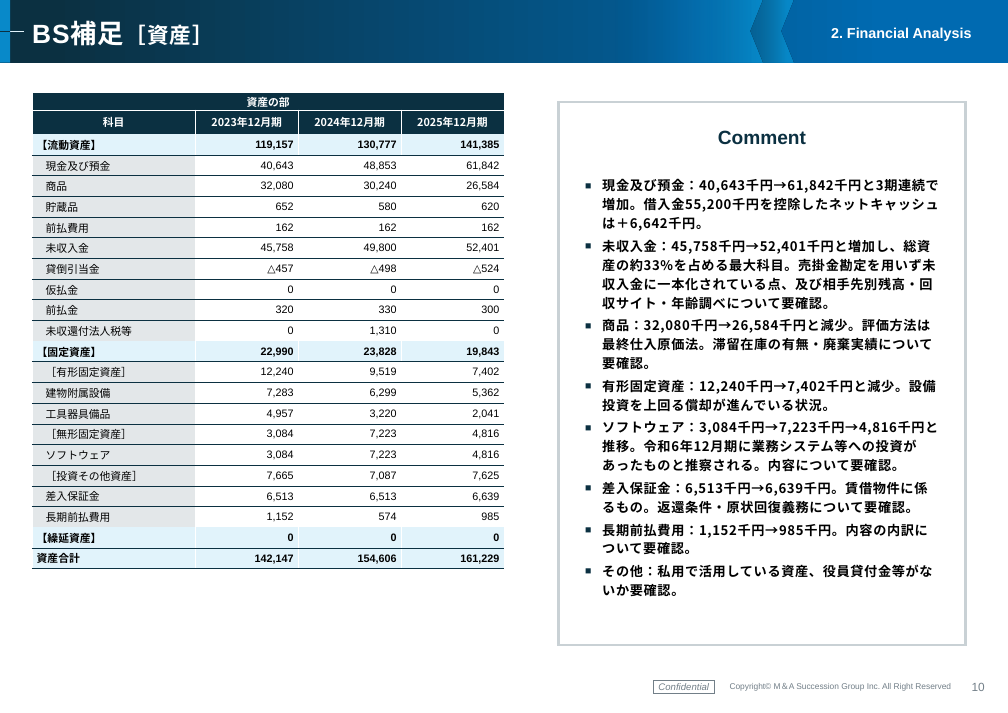
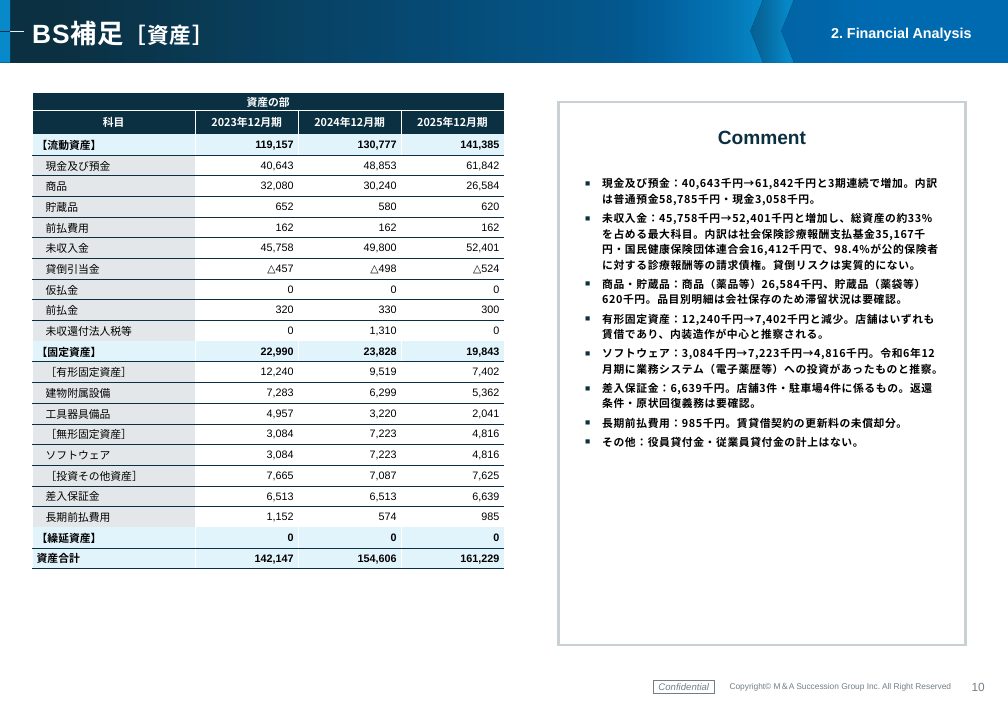
Before and after one commit to keisuketagaito/github-1st, a slide deck: slide 10 of 株式会社ミドリメディカル/株式会社ミドリメディカル_Valuation_Report_260819.pptx. Drawn at 1008x713 pixels with LibreOffice and Linux fonts; fonts in the diff are those of the drawing; background and template pictures are left out. Boxes give left, top, right and bottom in pixels: in the first picture for what was removed or moved away, otherwise in the second. Text is boxed around its words. In the diff, an @@ line names an element or a change of style, - is before the commit and + after.

```diff
--- a/株式会社ミドリメディカル/株式会社ミドリメディカル_Valuation_Report_260819.pptx
+++ b/株式会社ミドリメディカル/株式会社ミドリメディカル_Valuation_Report_260819.pptx
@@ text at [602,177,943,447]: text changed; size 11 to 9 pt @@
-■ 現金及び預金：40,643千円→61,842千円と3期連続で増加。借入金55,200千円を控除したネットキャッシュは＋6,642千円。
-■ 未収入金：45,758千円→52,401千円と増加し、総資産の約33%を占める最大科目。売掛金勘定を用いず未収入金に一本化されている点、及び相手先別残高・回収サイト・年齢調べについて要確認。
-■ 商品：32,080千円→26,584千円と減少。評価方法は最終仕入原価法。滞留在庫の有無・廃棄実績について要確認。
-■ 有形固定資産：12,240千円→7,402千円と減少。設備投資を上回る償却が進んでいる状況。
-■ ソフトウェア：3,084千円→7,223千円→4,816千円と推移。令和6年12月期に業務システム等への投資があったものと推察される。内容について要確認。
-■ 差入保証金：6,513千円→6,639千円。賃借物件に係るもの。返還条件・原状回復義務について要確認。
-■ 長期前払費用：1,152千円→985千円。内容の内訳について要確認。
-■ その他：私用で活用している資産、役員貸付金等がないか要確認。
+■ 現金及び預金：40,643千円→61,842千円と3期連続で増加。内訳は普通預金58,785千円・現金3,058千円。
+■ 未収入金：45,758千円→52,401千円と増加し、総資産の約33%を占める最大科目。内訳は社会保険診療報酬支払基金35,167千円・国民健康保険団体連合会16,412千円で、98.4%が公的保険者に対する診療報酬等の請求債権。貸倒リスクは実質的にない。
+■ 商品・貯蔵品：商品（薬品等）26,584千円、貯蔵品（薬袋等）620千円。品目別明細は会社保存のため滞留状況は要確認。
+■ 有形固定資産：12,240千円→7,402千円と減少。店舗はいずれも賃借であり、内装造作が中心と推察される。
+■ ソフトウェア：3,084千円→7,223千円→4,816千円。令和6年12月期に業務システム（電子薬歴等）への投資があったものと推察。
+■ 差入保証金：6,639千円。店舗3件・駐車場4件に係るもの。返還条件・原状回復義務は要確認。
+■ 長期前払費用：985千円。賃貸借契約の更新料の未償却分。
+■ その他：役員貸付金・従業員貸付金の計上はない。
```
Also in this commit, not shown: 8 other slides changed, 2 other files.
